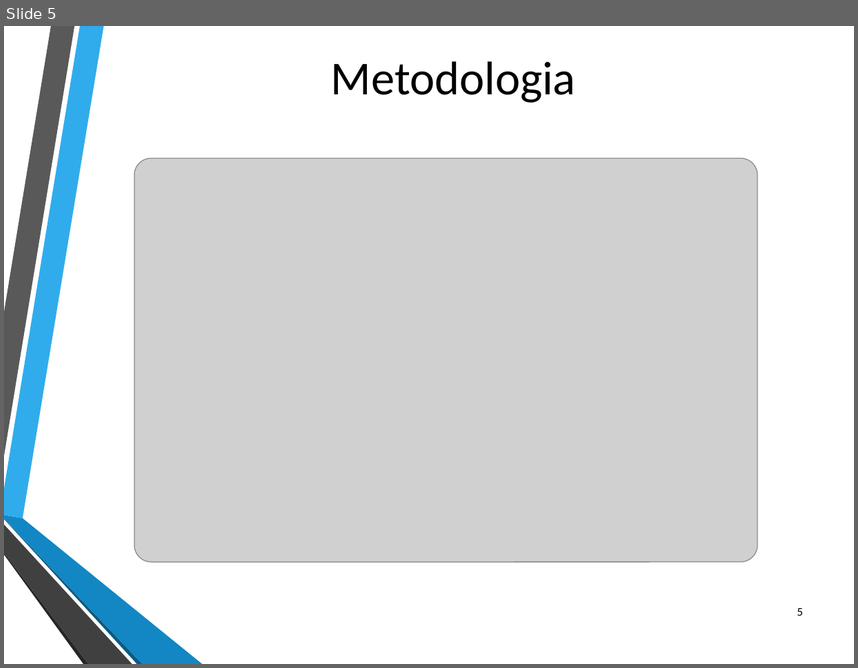
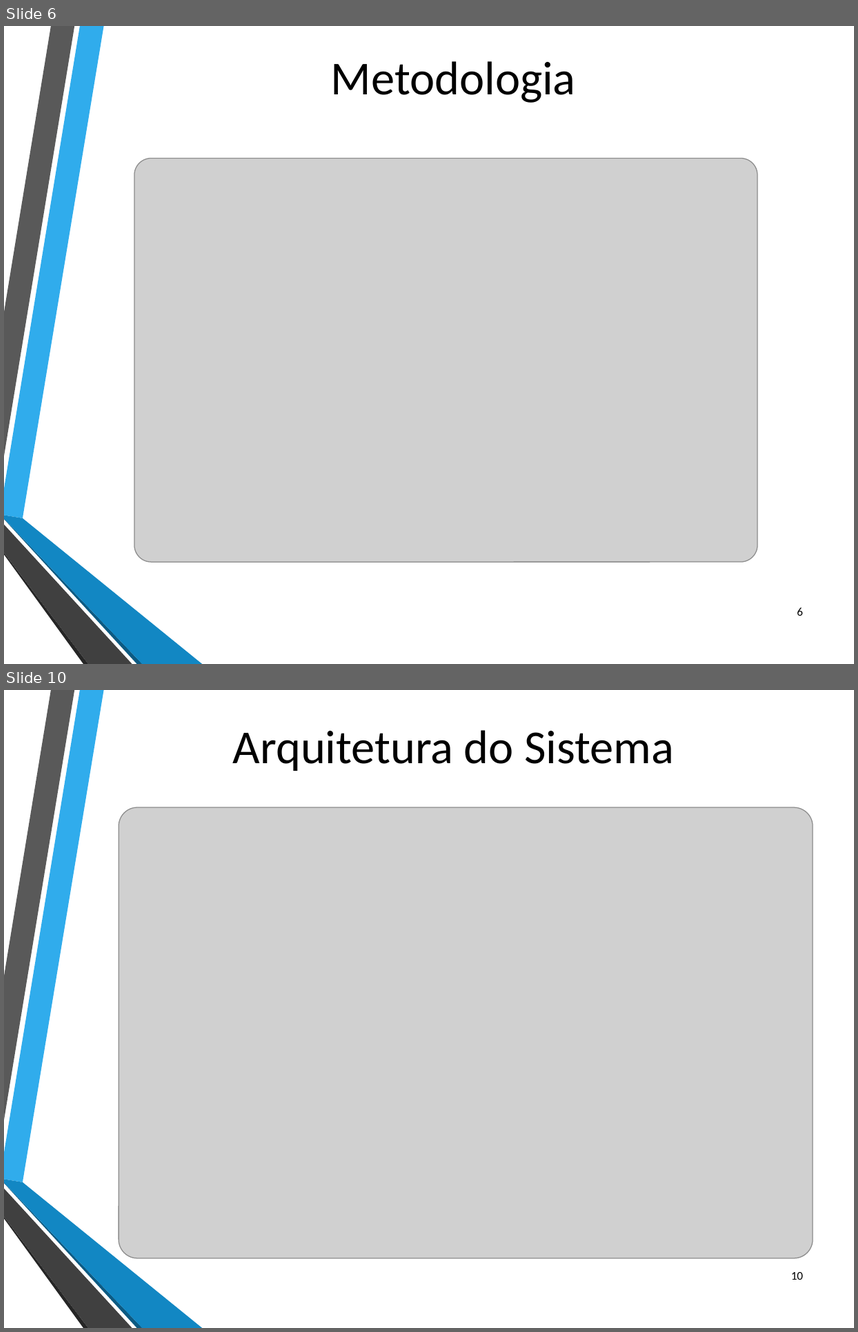
Before and after one commit to ruiparedes/ProjetoFinal, a slide deck: Documentos/Apresentacao Intermedia- Projeto - LabSecurity.pptx. Shown one above the other, each under a label of ours: slide 5 before the commit, slides 6 and 10 after it; the slides between them are not shown. The pictures are 858x668 and 858x1332 pixels, drawn with LibreOffice and Linux fonts; fonts in the diff are those of the drawing; grey boxes stand for pictures; background and template pictures are left out. Boxes give left, top, right and bottom in pixels: in the first picture for what was removed or moved away, otherwise in the second. Text is boxed around its words. In the diff, an @@ line names an element or a change of style, - is before the commit and + after.

```diff
--- a/Documentos/Apresentacao Intermedia- Projeto - LabSecurity.pptx
+++ b/Documentos/Apresentacao Intermedia- Projeto - LabSecurity.pptx
@@ slide 10 added at [4,690,854,1328], background picture (left out); not listed: 6 template elements that a slide beside it also shows @@
@@ title added at [233,730,674,771], 40 pt, text #000000 @@
+Arquitetura do Sistema
@@ picture added at [119,807,813,1258] @@
@@ page number added at [791,1272,803,1279], 10 pt, text #000000 @@
+10
@@ what was slide 5 is now slide 6 @@
@@ page number at [797,607,803,615]: text changed @@
-5
+6
```
Also in this commit, not shown: 4 slides changed, 6 other slides added, 8 other files.
